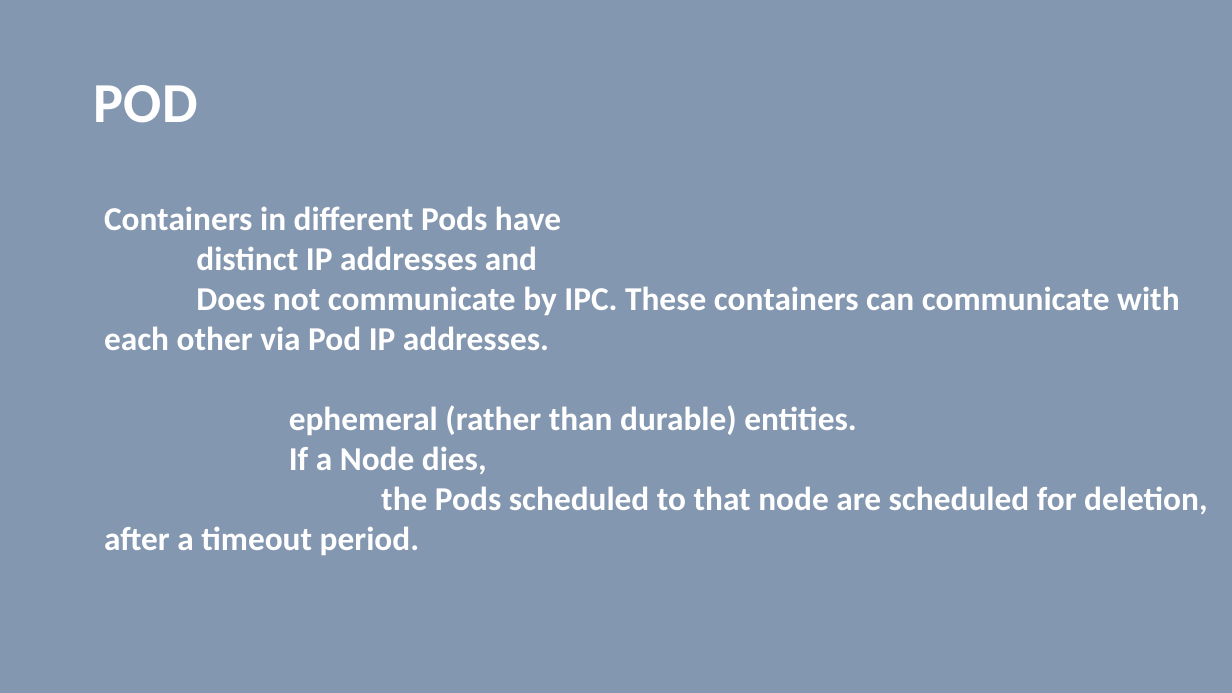
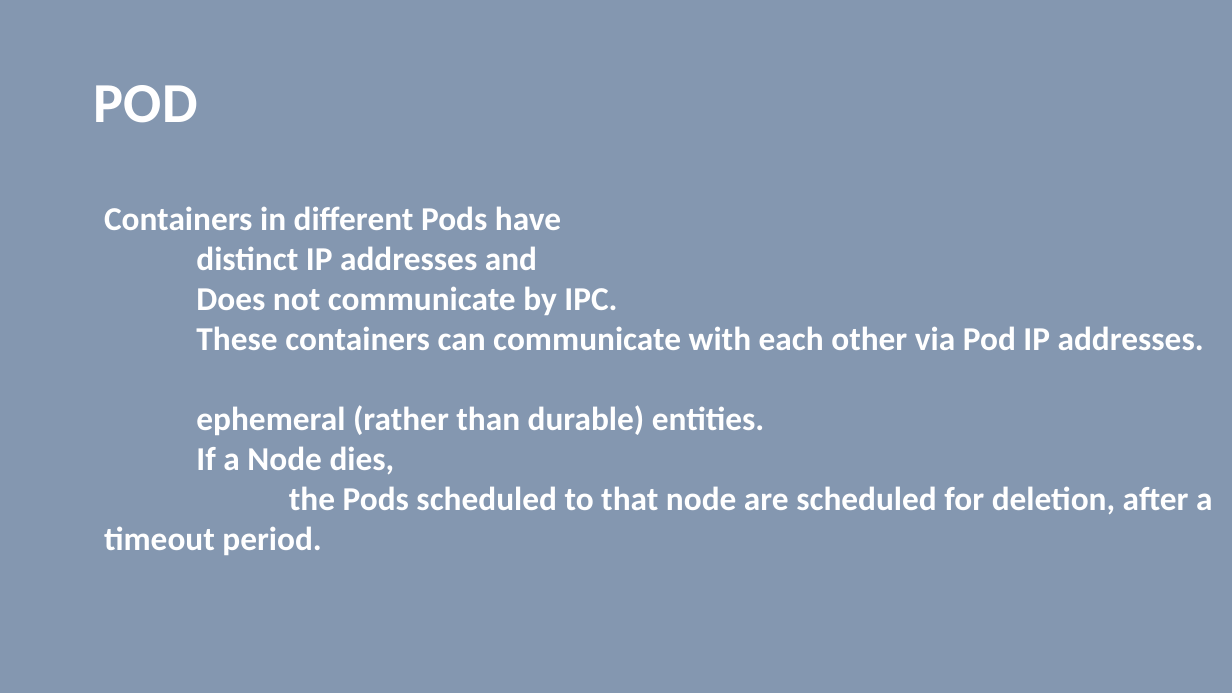
Before and after one commit to vilasvarghese/docker-k8s, a slide deck: slide 35 of notes/day4/4thDay.pptx (slide 34 before the commit). Drawn at 1232x693 pixels with LibreOffice and Linux fonts; fonts in the diff are those of the drawing. Boxes give left, top, right and bottom in pixels: in the first picture for what was removed or moved away, otherwise in the second. Text is boxed around its words. In the diff, an @@ line names an element or a change of style, - is before the commit and + after.

Commit message:
image and container details

```diff
--- a/notes/day4/4thDay.pptx
+++ b/notes/day4/4thDay.pptx
@@ text at bbox=[196, 286, 1204, 350]: text changed @@
-Does not communicate by IPC. These containers can communicate with each other via Pod IP addresses.
+Does not communicate by IPC.
+These containers can communicate with each other via Pod IP addresses.
```
Also in this commit, not shown: 6 other slides changed, 2 slides added, 19 other files.
